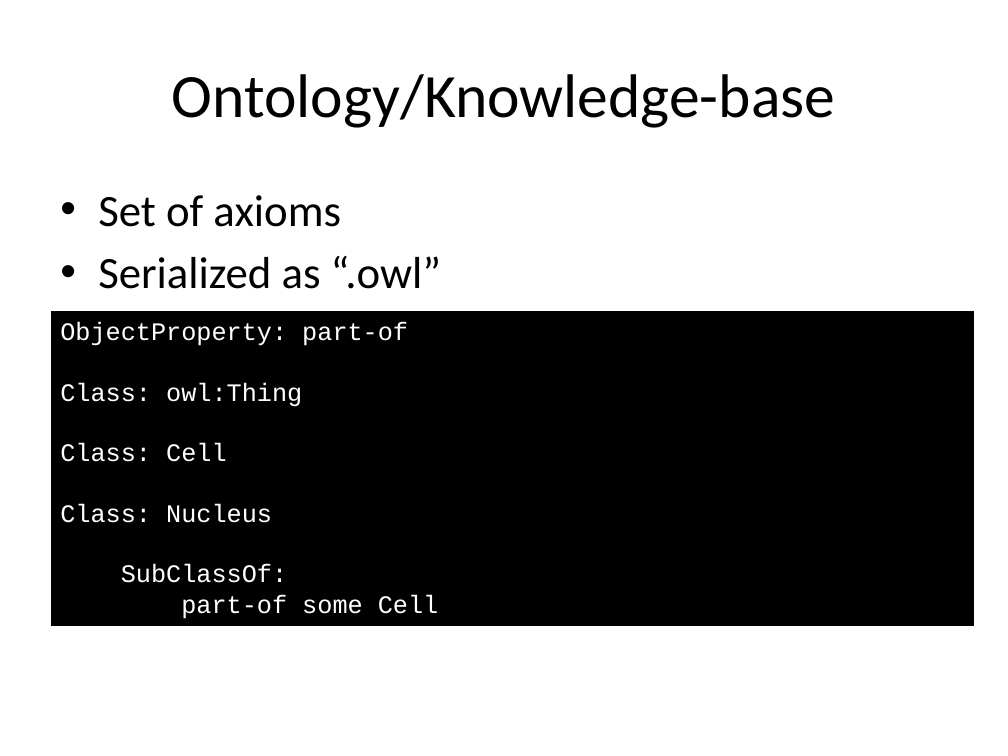
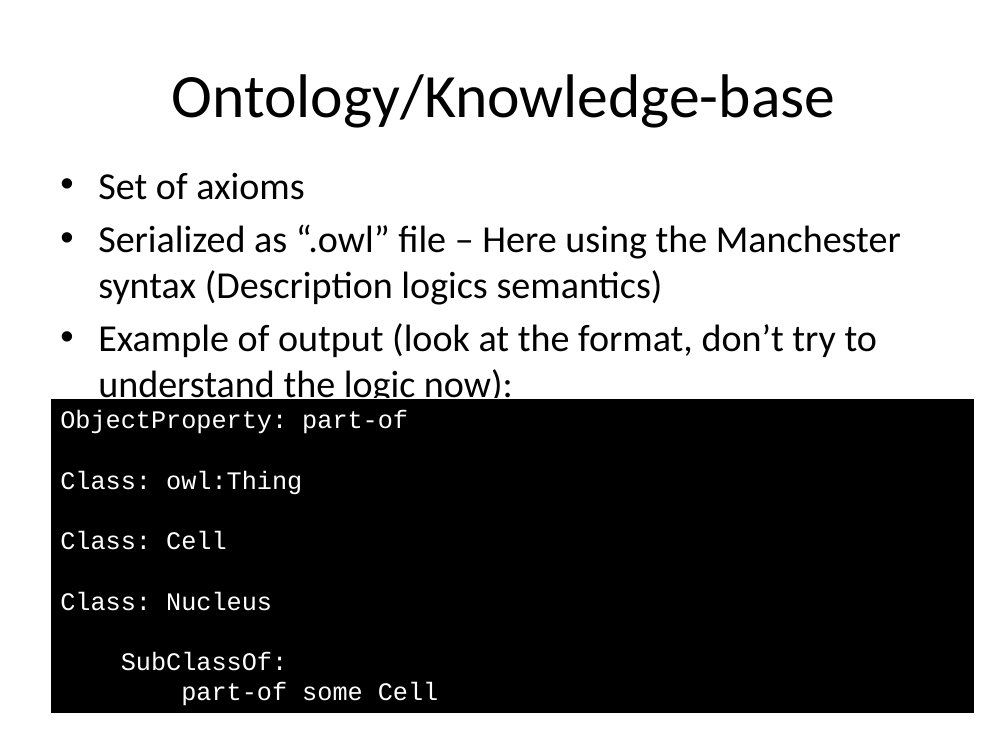
Before and after one commit to loopasam/owl-tutorial-icbo2013, a slide deck: slide 16 of presentation/tutorial_owl_icbo_2013.pptx (slide 15 before the commit). Drawn at 1008x756 pixels with LibreOffice and Linux fonts; fonts in the diff are those of the drawing. Boxes give left, top, right and bottom in pixels: in the first picture for what was removed or moved away, otherwise in the second. Text is boxed around its words. In the diff, an @@ line names an element or a change of style, - is before the commit and + after.

```diff
--- a/presentation/tutorial_owl_icbo_2013.pptx
+++ b/presentation/tutorial_owl_icbo_2013.pptx
@@ text "Set of axioms": place and size @@
-text "Set of axioms" at bbox=[98, 195, 441, 289]
+text "Set of axioms" at bbox=[98, 173, 901, 406]
@@ text at bbox=[98, 173, 305, 200]: size 32 to 27.2 pt in "Set of axioms" @@
@@ text at bbox=[98, 224, 901, 406]: text changed; size 32 to 27.2 pt @@
-• Serialized as “.owl”
+• Serialized as “.owl” file – Here using the Manchester syntax (Description logics semantics)
+• Example of output (look at the format, don’t try to understand the logic now):
@@ rectangle "ObjectProperty: part-of": place and size @@
-rectangle "ObjectProperty: part-of" at bbox=[50, 310, 975, 626]
+rectangle "ObjectProperty: part-of" at bbox=[50, 398, 975, 714]
```
Also in this commit, not shown: 10 other slides changed, 1 slide added, 1 slide removed, 1 other file.
